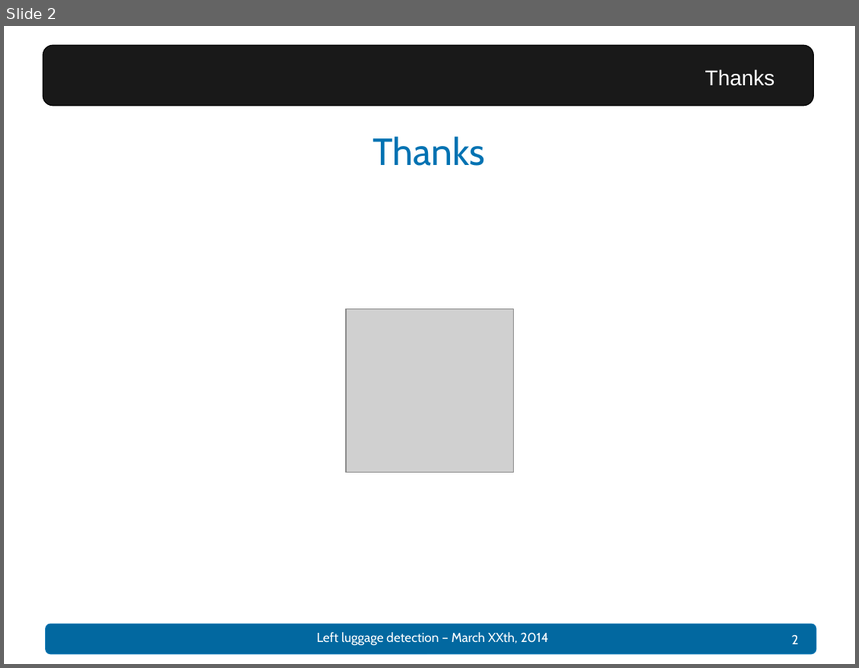
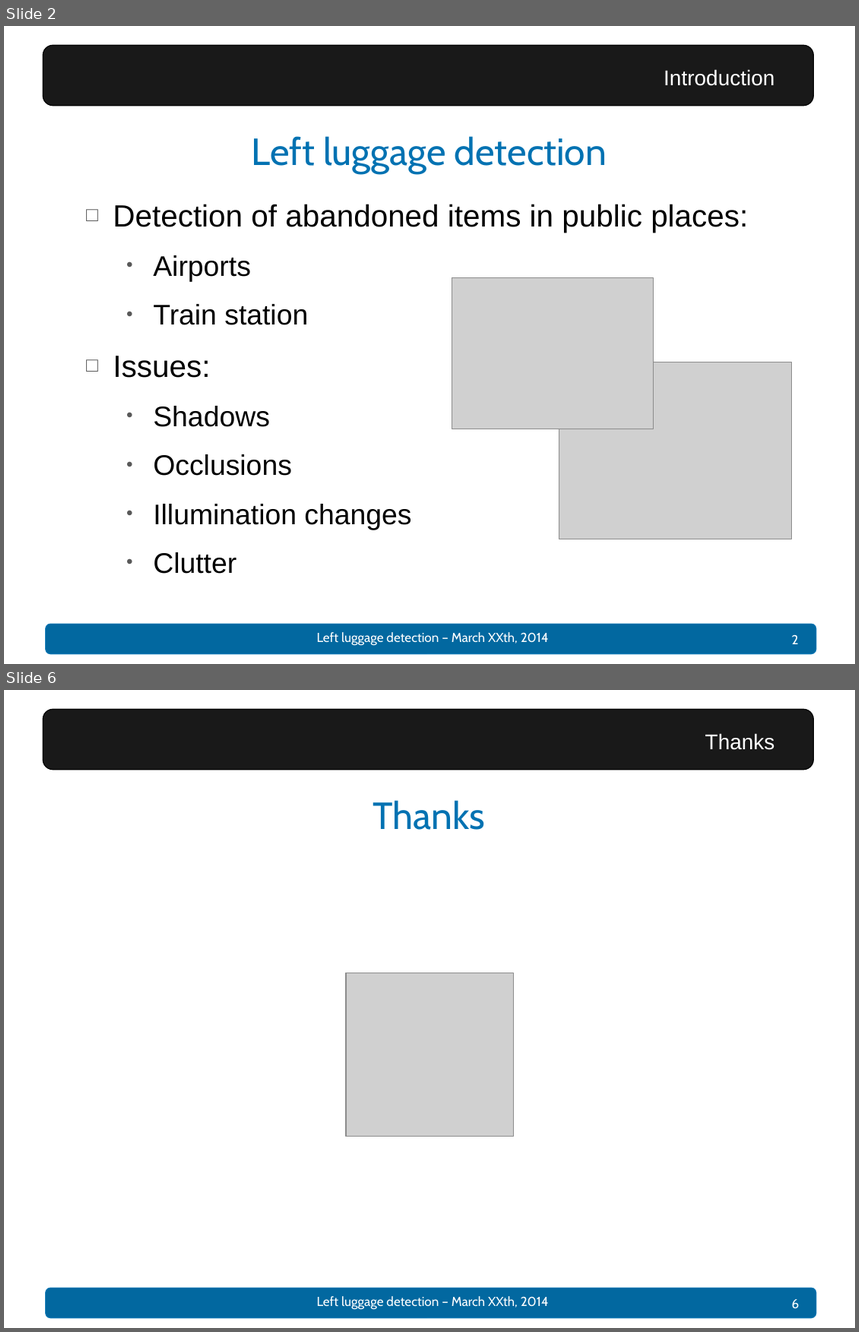
Before and after one commit to Dining-Engineers/left-luggage-detection, a slide deck: docs/Presentation - Left luggage detection.pptx. Shown one above the other, each under a label of ours: slide 2 before the commit, slides 2 and 6 after it; the slides between them are not shown. The pictures are 859x668 and 859x1332 pixels, drawn with LibreOffice and Linux fonts; fonts in the diff are those of the drawing; grey boxes stand for pictures; background and template pictures are left out. Boxes give left, top, right and bottom in pixels: in the first picture for what was removed or moved away, otherwise in the second. Text is boxed around its words. In the diff, an @@ line names an element or a change of style, - is before the commit and + after.

Commit message:
presentation

```diff
--- a/docs/Presentation - Left luggage detection.pptx
+++ b/docs/Presentation - Left luggage detection.pptx
@@ slide 2 added at box(4, 26, 855, 664), background #FFFFFF; not listed: 4 template elements that a slide beside it also shows @@
@@ text added at box(664, 69, 775, 86), 18 pt, text #FFFFFF @@
+Introduction
@@ title added at box(252, 136, 607, 173), 32 pt, text #0272B2 @@
+Left luggage detection
@@ text added at box(113, 204, 748, 574), 24 pt, text #000000 @@
+□ Detection of abandoned items in public places:
+  • Airports
+  • Train station
+□ Issues:
+  • Shadows
+  • Occlusions
+  • Illumination changes
+  • Clutter
@@ picture added at box(452, 278, 654, 429) @@
@@ picture added at box(560, 362, 792, 539) @@
@@ what was slide 2 is now slide 6 @@
@@ page number at box(792, 1300, 800, 1309): text changed @@
-2
+6
```
Also in this commit, not shown: 3 other slides added.
